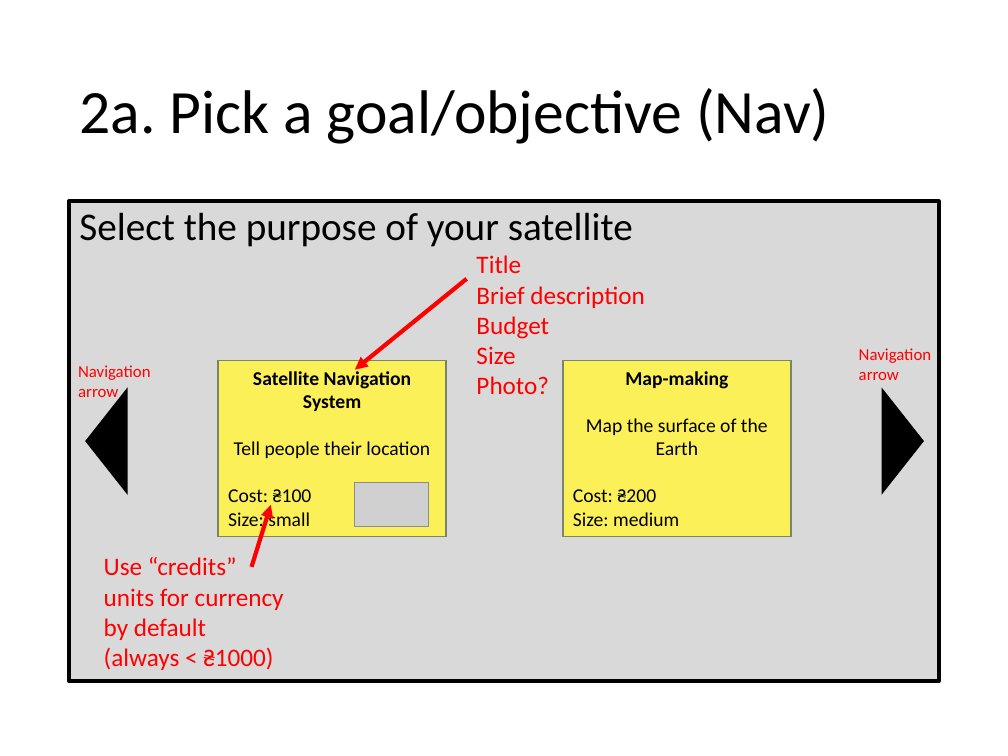
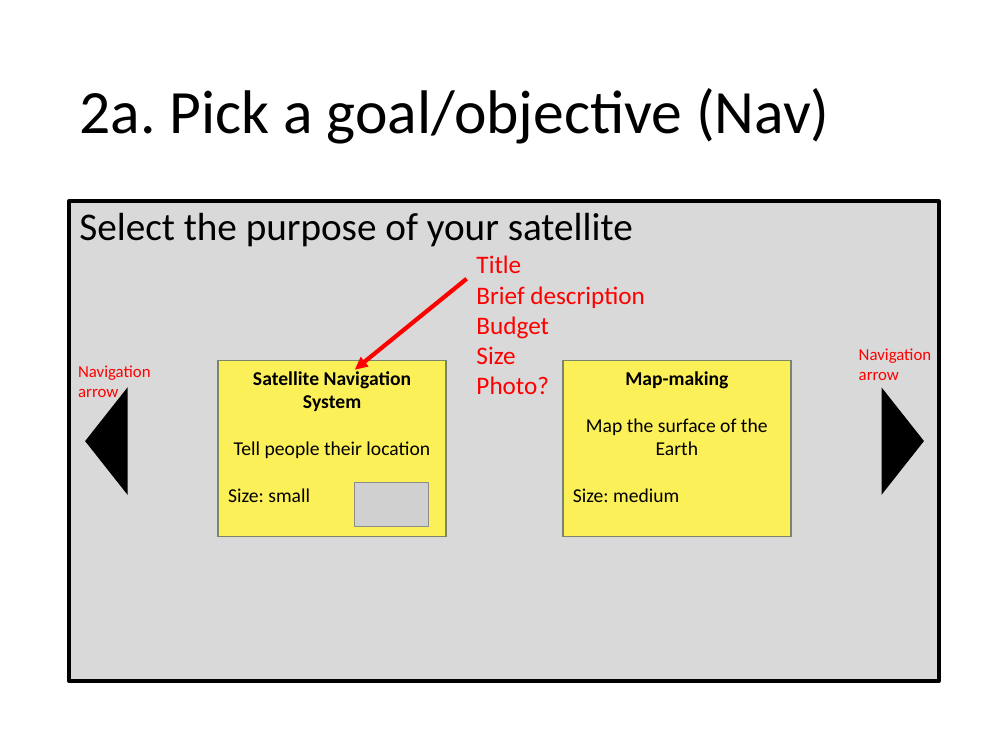
Before and after one commit to chrisnorth/classroom-rocket-scientist, a slide deck: slide 3 of outline_primary.pptx. Drawn at 1008x756 pixels with LibreOffice and Linux fonts; fonts in the diff are those of the drawing; grey boxes stand for pictures. Boxes give left, top, right and bottom in pixels: in the first picture for what was removed or moved away, otherwise in the second. Text is boxed around its words. In the diff, an @@ line names an element or a change of style, - is before the commit and + after.

```diff
--- a/outline_primary.pptx
+++ b/outline_primary.pptx
@@ text in rectangle at <box>228,489,312,502</box>: paragraph removed @@
-Cost: ₴100
@@ arrow removed from (252, 566) to (271, 505) @@
@@ text in rectangle at <box>573,489,656,502</box>: paragraph removed @@
-Cost: ₴200
@@ text removed at <box>104,557,284,670</box> @@
-Use “credits” units for currency by default (always < ₴1000)
```
Also in this commit, not shown: 6 other slides changed, 2 slides added, 3 other files.
